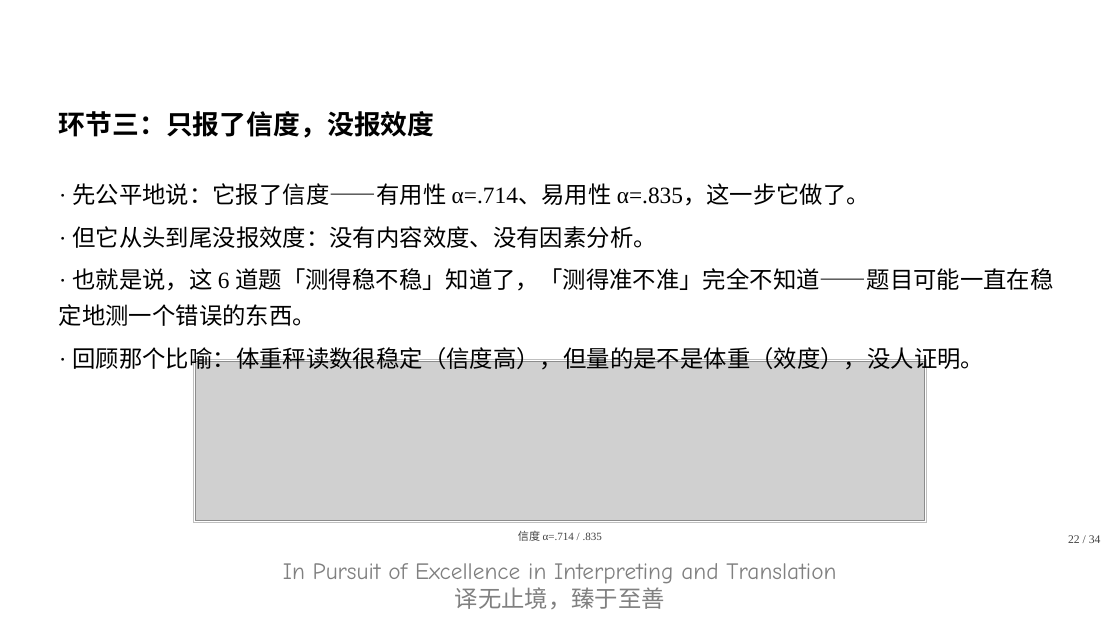
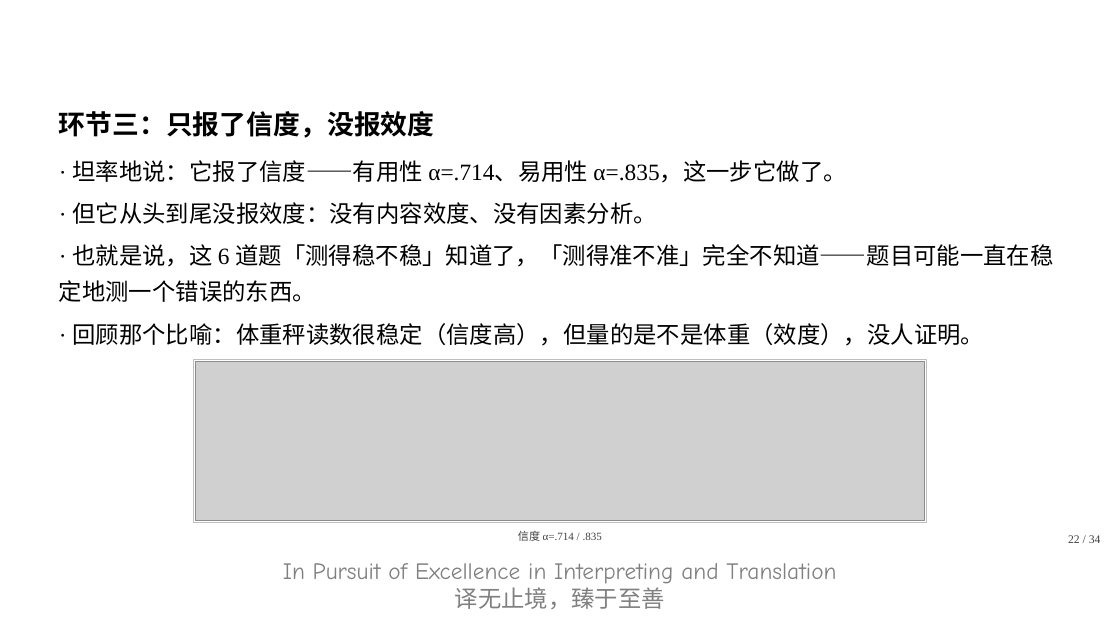
Before and after one commit to CodingGeoff/translation-research-202610, a slide deck: slide 22 of 翻译研究方法/第1组/问卷调查法正反例_v14.pptx. Drawn at 1120x630 pixels with LibreOffice and Linux fonts; fonts in the diff are those of the drawing; grey boxes stand for pictures; background and template pictures are left out. Boxes give left, top, right and bottom in pixels: in the first picture for what was removed or moved away, otherwise in the second. Text is boxed around its words. In the diff, an @@ line names an element or a change of style, - is before the commit and + after.

```diff
--- a/翻译研究方法/第1组/问卷调查法正反例_v14.pptx
+++ b/翻译研究方法/第1组/问卷调查法正反例_v14.pptx
@@ text "· 坦率地说：它报了信度——有用性 α=.714、易用性 α=.835，这一步它做了。": place and size @@
-text "· 坦率地说：它报了信度——有用性 α=.714、易用性 α=.835，这一步它做了。" at (59, 183, 1053, 373)
+text "· 坦率地说：它报了信度——有用性 α=.714、易用性 α=.835，这一步它做了。" at (59, 160, 1053, 346)
@@ text at (72, 160, 846, 183): text changed @@
-· 先公平地说：它报了信度——有用性 α=.714、易用性 α=.835，这一步它做了。
+· 坦率地说：它报了信度——有用性 α=.714、易用性 α=.835，这一步它做了。
```
Also in this commit, not shown: 17 other slides changed, 1 slide added, 20 other files.
